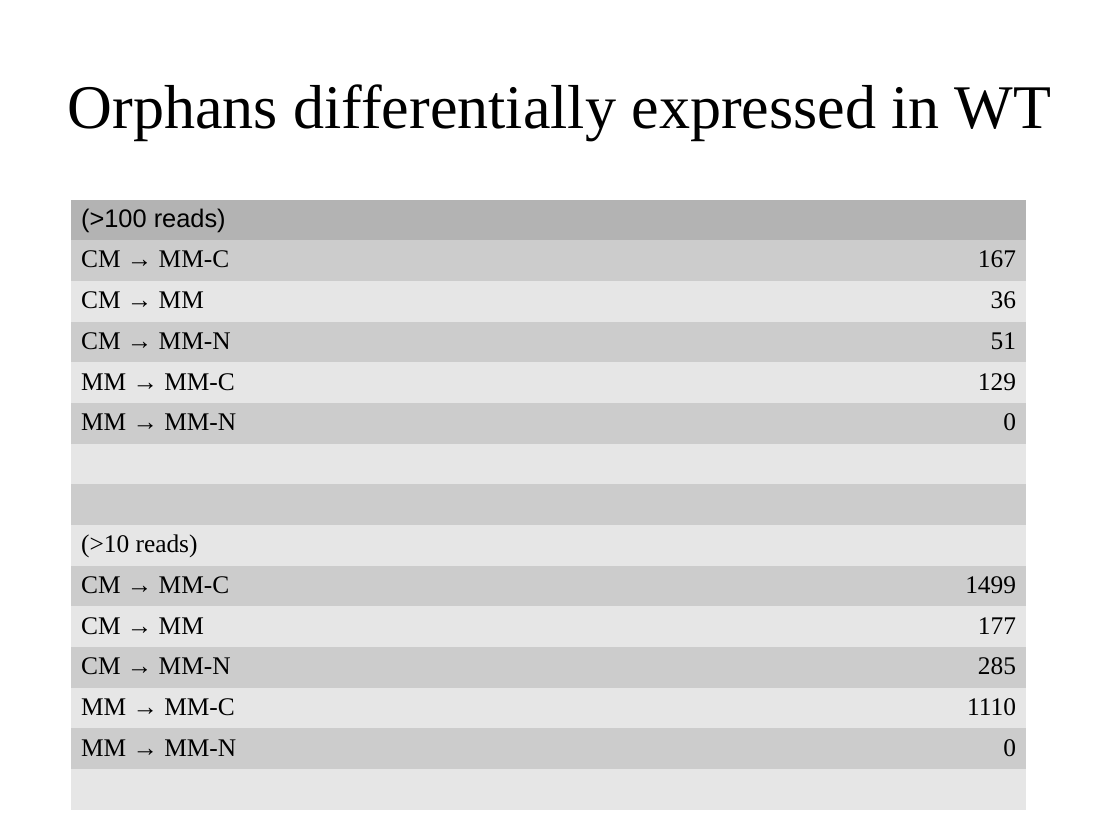
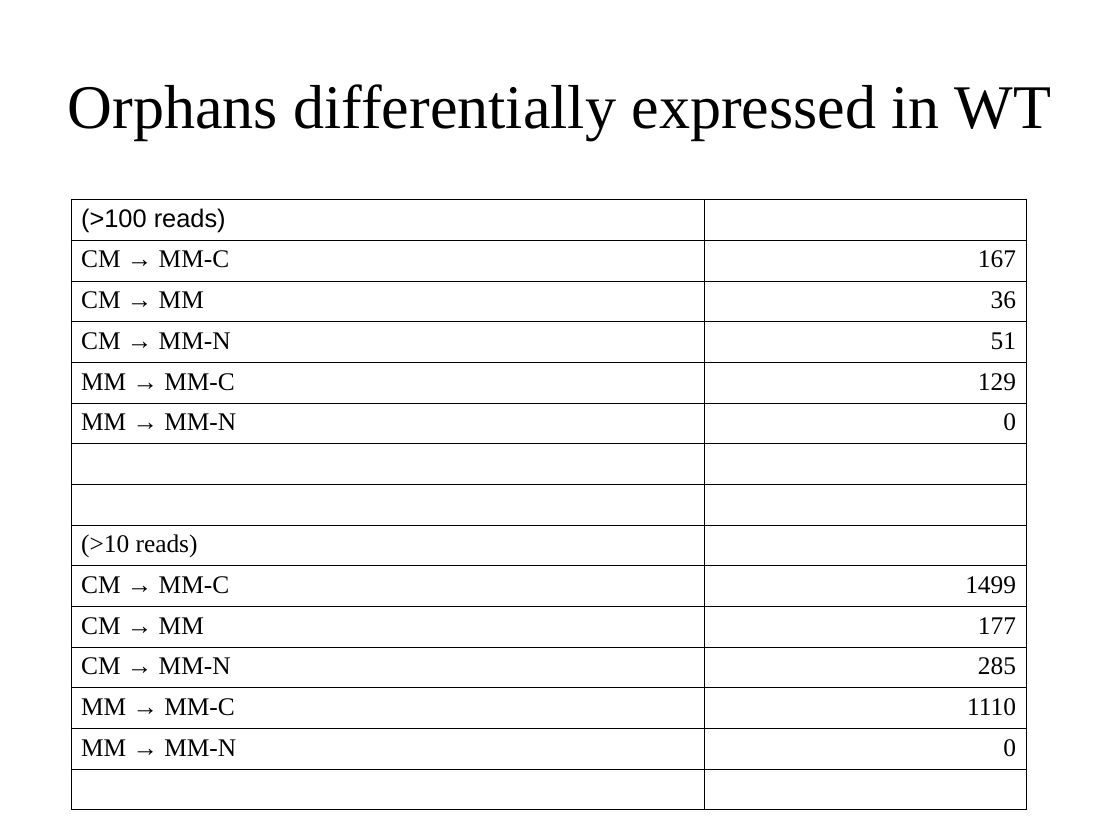
Before and after one commit to wilkinsonlab/m-oryzae-polya, a slide deck: slide 18 of doc/version_21/oryzae_presentation.odp. Drawn at 1120x840 pixels with LibreOffice and Linux fonts; fonts in the diff are those of the drawing. Boxes give left, top, right and bottom in pixels: in the first picture for what was removed or moved away, otherwise in the second. Text is boxed around its words. In the diff, an @@ line names an element or a change of style, - is before the commit and + after.

```diff
--- a/doc/version_21/oryzae_presentation.odp
+++ b/doc/version_21/oryzae_presentation.odp
@@ table at [71,199,1026,783] @@
@@ fill #B3B3B3 to none in row 1, column 1 @@
@@ fill #CCCCCC to none in 12 cells @@
@@ fill #E6E6E6 to none in 9 cells @@
@@ borders changed @@
```
Also in this commit, not shown: 5 other slides changed, 2 other files.
